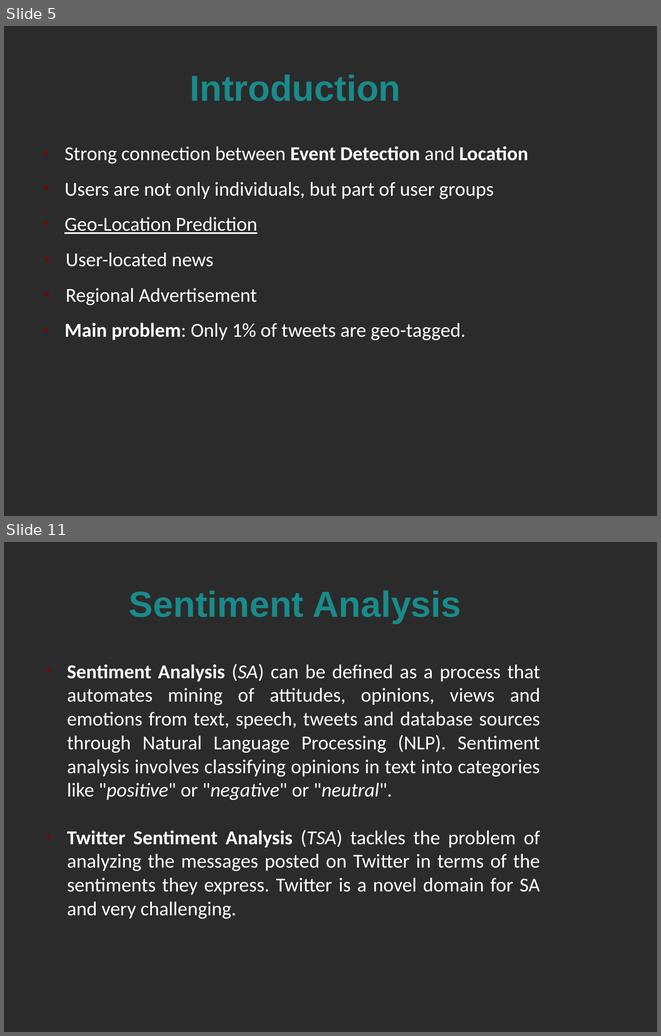
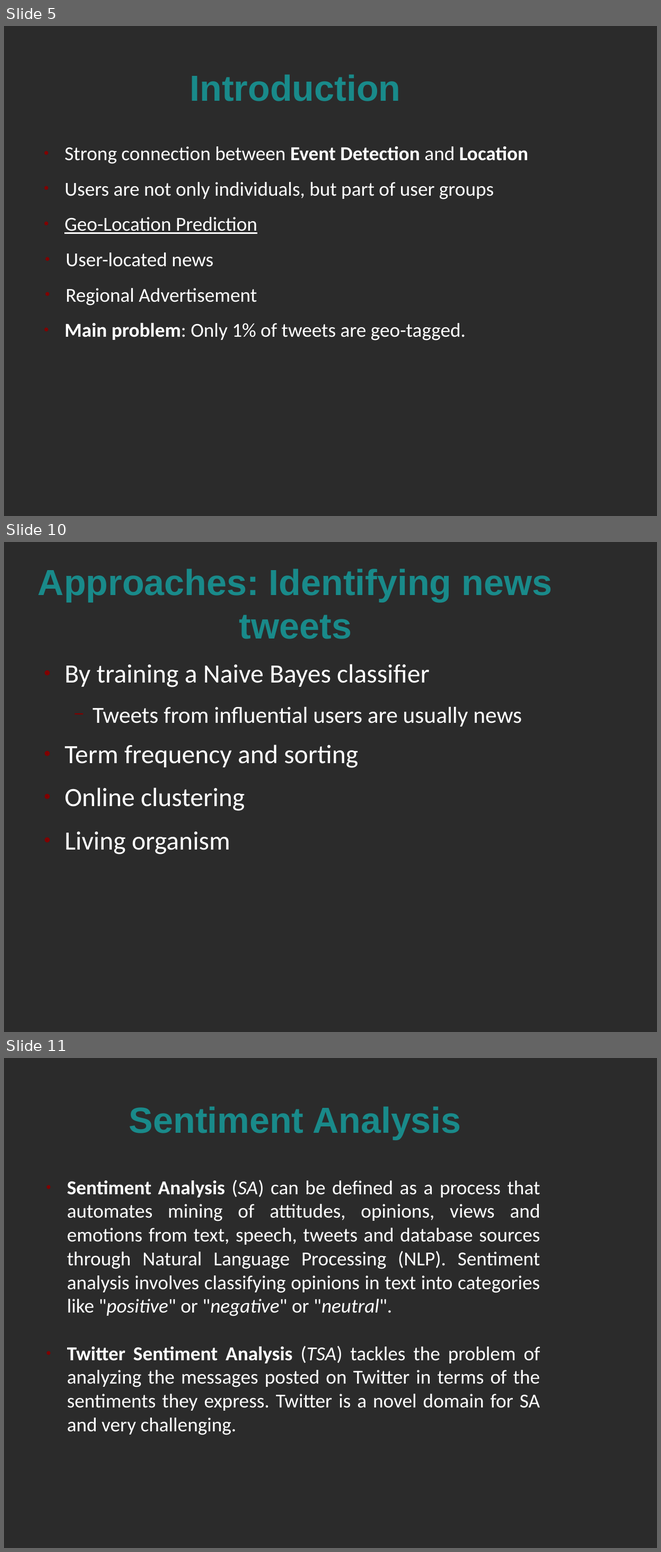
Before and after one commit to alextsil/twitter-topic-detection-and-analysis, a slide deck: parousiasi/presentation.odp. Shown one above the other, each under a label of ours: slides 5 and 11 before the commit, slides 5, 10 and 11 after it; the slides between them are not shown. The pictures are 661x1036 and 661x1552 pixels, drawn with LibreOffice and Linux fonts; fonts in the diff are those of the drawing; background and template pictures are left out; a plain dark background stands for a picture behind light text. Boxes give left, top, right and bottom in pixels: in the first picture for what was removed or moved away, otherwise in the second. Text is boxed around its words. In the diff, an @@ line names an element or a change of style, - is before the commit and + after.

```diff
--- a/parousiasi/presentation.odp
+++ b/parousiasi/presentation.odp
@@ slide 10 added at (x1=4, y1=542, x2=657, y2=1032), background picture (left out) @@
@@ title added at (x1=38, y1=568, x2=553, y2=639), 44 pt, text #198A8A, bold @@
+Approaches: Identifying news tweets
@@ text added at (x1=64, y1=664, x2=522, y2=854), 32 pt, text #FFFFFF @@
+● By training a Naive Bayes classifier
+  − Tweets from influential users are usually news
+● Term frequency and sorting
+● Online clustering
+● Living organism
```
Also in this commit, not shown: 2 slides changed, 2 other slides added, 3 slides removed.
